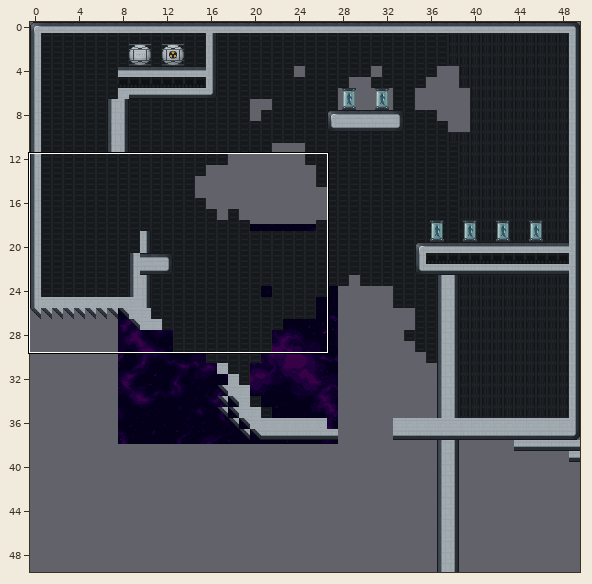
A Tiled map (JSON) gets an edit: core/assets/levels/level_4/level_1.tmj. The picture above shows the old version from afar; the outline marks the close-up.
Close-up. As it was:
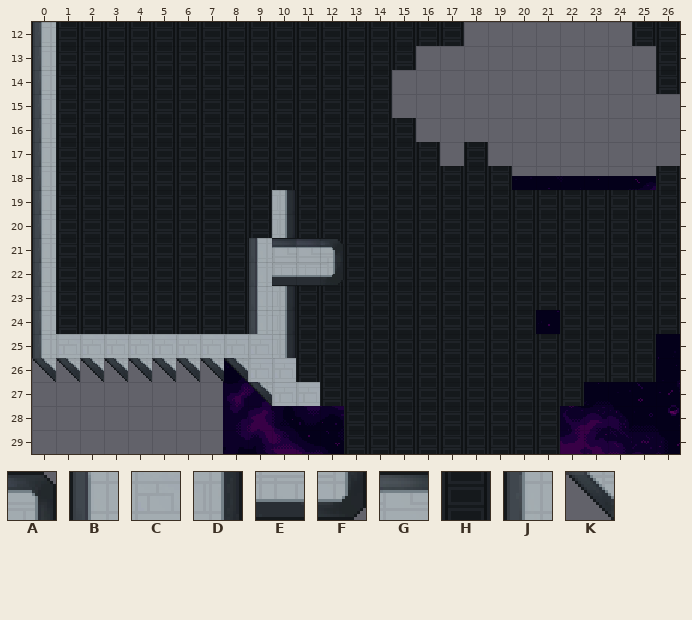
Cells are 16x16 px. Shown: x 0..26, y 12..29. The commit also changed other parts of the map, which this record leaves out.
Key: from "space-tiles": A 3, B 17, C 18, D 19, E 34, F 35, G 70, H 80 "Background", J 85, K 107.
_ is an empty cell.
Layer "Tile Layer 1" before, first column x 0:
12 JHHHHHHHHHHHHHHHHH_
13 JHHHHHHHHHHHHHHH___
14 JHHHHHHHHHHHHHH____
15 JHHHHHHHHHHHHHH____
16 JHHHHHHHHHHHHHHH___
17 JHHHHHHHHHHHHHHHH_H
18 JHHHHHHHHHHHHHHHHHH
19 JHHHHHHHHHDHHHHHHHH
20 JHHHHHHHHHDHHHHHHHH
21 JHHHHHHHHBGGAHHHHHH
22 JHHHHHHHHBEEFHHHHHH
23 JHHHHHHHHBDHHHHHHHH
24 JHHHHHHHHBDHHHHHHHH
25 JCCCCCCCCCDHHHHHHHH
26 KKKKKKKKKCCHHHHHHHH
27 _________KCCHHHHHHH
28 _____________HHHHHH
29 _____________HHHHHH
The same view after the edit:
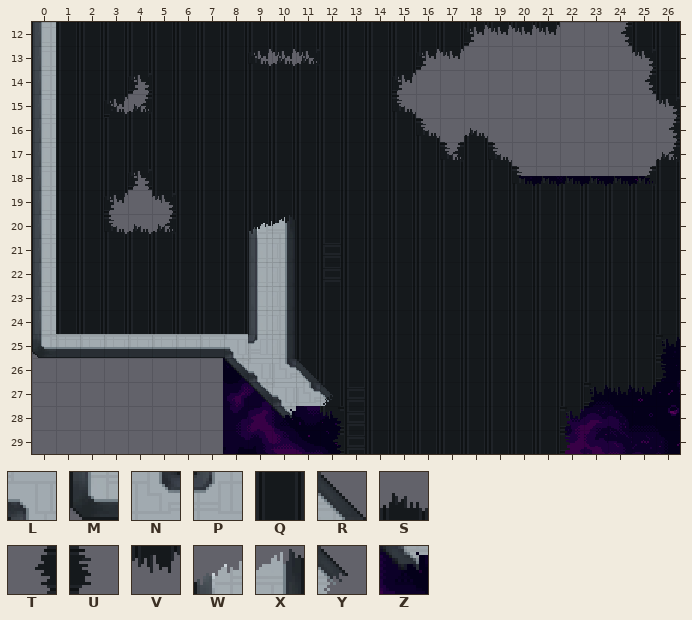
Further tiles: from "space-tiles": L 30, M 33, N 60, P 62, Q 82 "Background", R 92, S 135 "Background", T 150 "Background", U 152 "Background", V 167 "Background", W 169, X 171, Y 207, Z 222.
Tiles of an added or newly shown layer are drawn over the layers below it.
See-through tiles are keyed as they look on the map.
Changes in this commit:
Changed rows in their new state; . is an unchanged cell.
Layer "Tile Layer 4" (added):
first column x 3:
13 ......U.T......
14 .T.............
15 S..............
17 ..............U
18 .U.............
Layer "Tile Layer 3" (added):
first column x 3:
12 ...............U.....T..
13 ......VSS....U........T.
14 .U..........U...........
15 UT..........U..........T
16 .............U..........
17 ..............T.U......T
18 .T...............U....T.
19 U.T.....................
20 U.T.....................
first column x 12:
25 ..............V
27 ...........V...
28 V.........V....
Layer "Tile Layer 2":
first column x 1:
12 .................VVVV.....
13 ........SVV....VV.......V.
14 ...V..........V.........T.
15 ..VS..........S..........V
16 ...............S.S.......T
17 ................S.S......S
18 ...V...............SSSSSS.
19 ..V.V....Q................
20 ..SSS...QQ................
21 .........QQ...............
22 .........QQ...............
24 ....................Q.....
25 QQQQQQQQQ................U
26 ..........Q..............U
27 ...........Q..........UVV.
28 ...........T.........U....
29 ...........T.........U....
Layer "Tile Layer 1":
first column x 0:
13 .........___.
14 ...._........
15 ...__........
18 ...._........
19 ...___...._..
20 ...___...WX..
21 ..........D__
22 ..........D__
25 MEEEEEEELP...
26 ________.LNR.
27 ..........LNY
28 ..........Z..
Pixel boxes of the changes (left, top, right, bottom) in both close-ups:
added: (392, 22, 680, 190)
changed: (248, 49, 320, 66)
changed: (104, 73, 152, 118)
changed: (104, 169, 176, 234)
changed: (248, 190, 344, 286)
added: (536, 310, 560, 334)
changed: (32, 334, 344, 454)
added: (560, 334, 680, 454)
